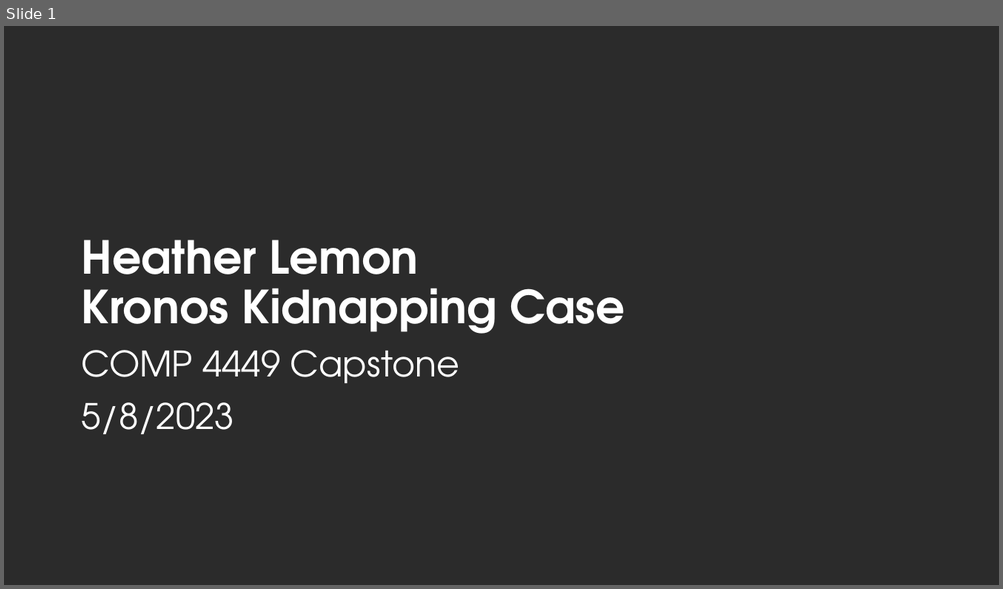
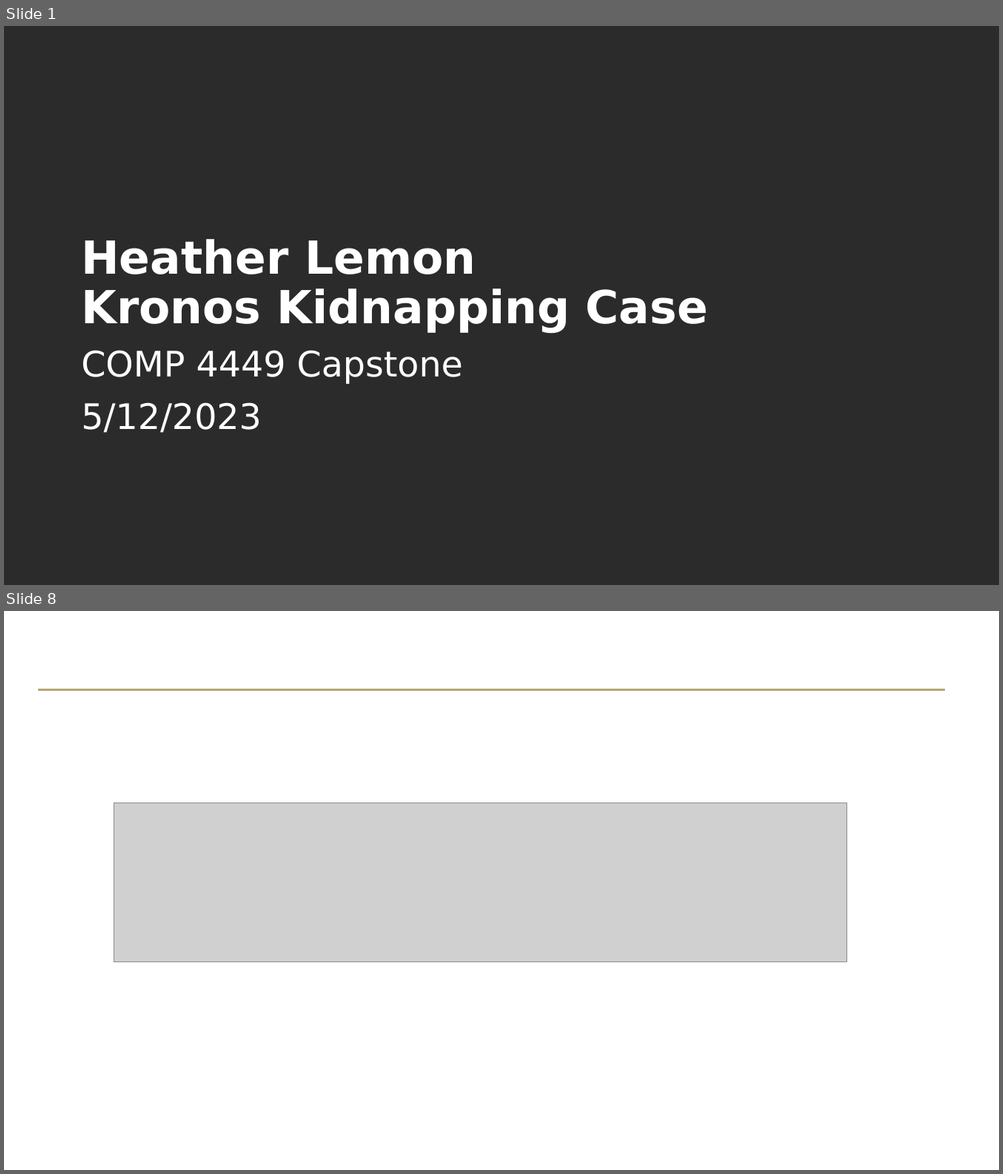
Before and after one commit to hypothetical-lemon/COMP4449-capstone, a slide deck: final/KronosKidnapping/heather_lemon_final_kidnapping_case.pptx. Shown one above the other, each under a label of ours: slide 1 before the commit, slides 1 and 8 after it; the slides between them are not shown. The pictures are 1003x589 and 1003x1174 pixels, drawn with LibreOffice and Linux fonts; fonts in the diff are those of the drawing; grey boxes stand for pictures; background and template pictures are left out; a plain dark background stands for a picture behind light text. Boxes give left, top, right and bottom in pixels: in the first picture for what was removed or moved away, otherwise in the second. Text is boxed around its words. In the diff, an @@ line names an element or a change of style, - is before the commit and + after.

```diff
--- a/final/KronosKidnapping/heather_lemon_final_kidnapping_case.pptx
+++ b/final/KronosKidnapping/heather_lemon_final_kidnapping_case.pptx
@@ slide 8 added at [4, 611, 999, 1170], background #FFFFFF @@
@@ line added from (38, 690) to (945, 690), #B5A574 2.25 pt @@
@@ title added at [70, 689, 713, 691], 39.6 pt, text #FFFFFF, bold @@
+Recent Structure of POK Network
@@ picture added at [114, 803, 846, 963] @@
@@ slide 1 changed as well @@
@@ title "Heather Lemon Kronos Kidnapping Case" at [81, 239, 708, 333]: font TeX Gyre Adventor to DejaVu Sans @@
@@ text at [81, 350, 463, 384]: font TeX Gyre Adventor to DejaVu Sans in "COMP 4449 Capstone" @@
@@ text at [81, 403, 262, 433]: text changed; font TeX Gyre Adventor to DejaVu Sans @@
-5/8/2023
+5/12/2023
```
Also in this commit, not shown: 11 other slides added, 11 slides removed, 1 other file.
